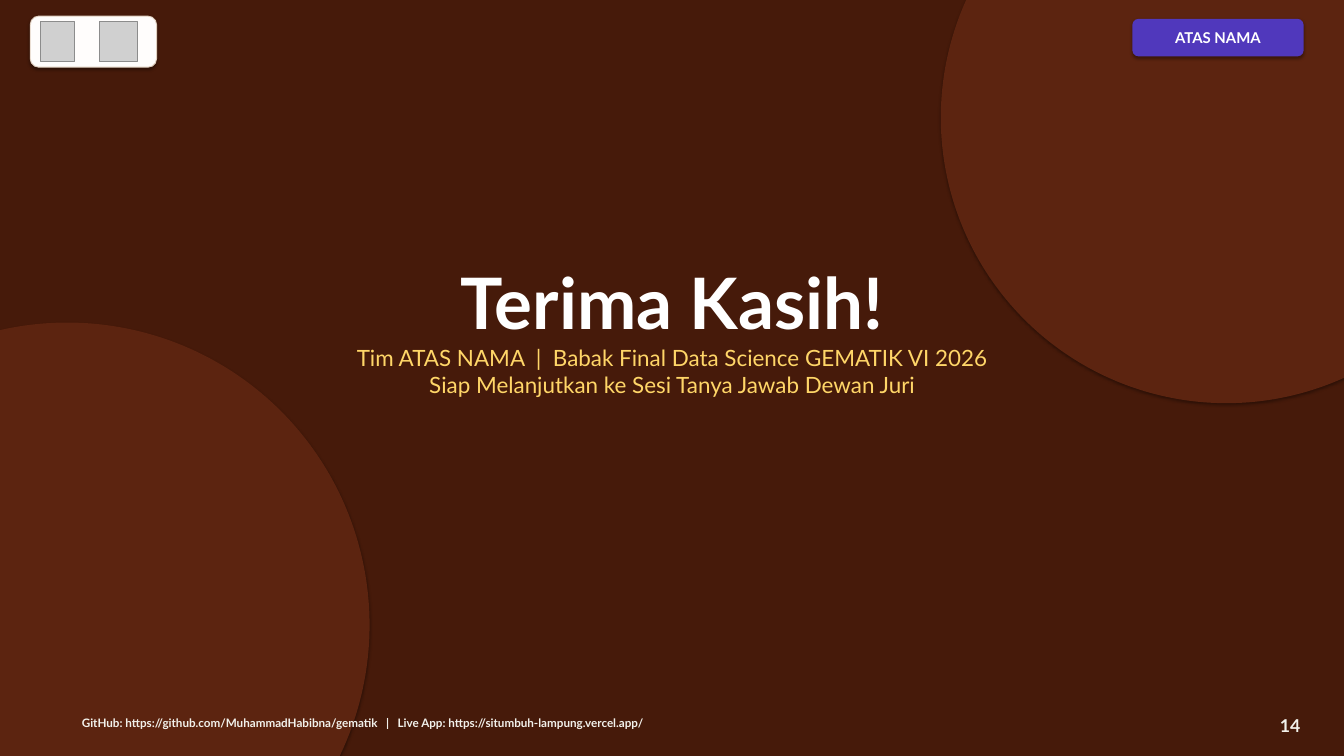
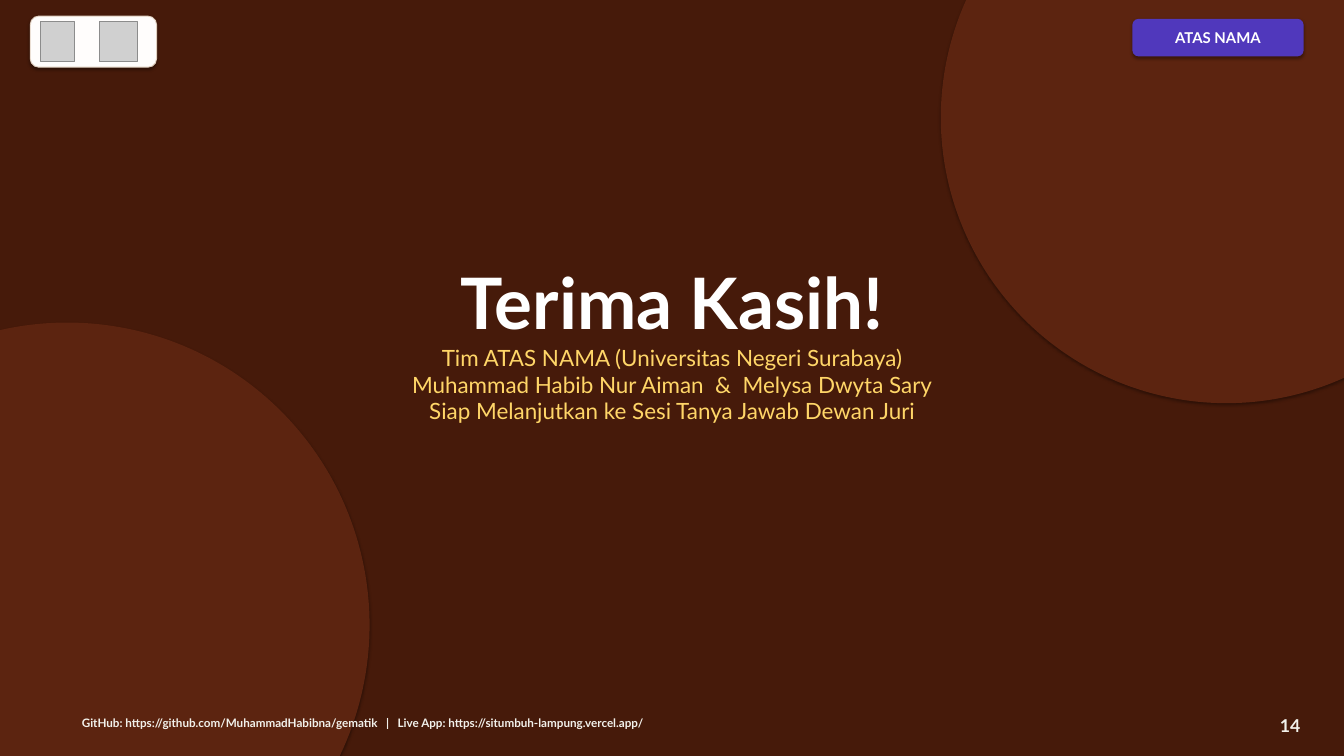
Before and after one commit to MuhammadHabibna/gematik, a slide deck: slide 14 of Atas_Nama_Presentasi_Final.pptx. Drawn at 1344x756 pixels with LibreOffice and Linux fonts; fonts in the diff are those of the drawing; grey boxes stand for pictures. Boxes give left, top, right and bottom in pixels: in the first picture for what was removed or moved away, otherwise in the second. Text is boxed around its words. In the diff, an @@ line names an element or a change of style, - is before the commit and + after.

Commit message:
Add team member names (Habib & Melysa) to cover and closing slides

```diff
--- a/Atas_Nama_Presentasi_Final.pptx
+++ b/Atas_Nama_Presentasi_Final.pptx
@@ text at <box>412,349,932,423</box>: text changed @@
-Tim ATAS NAMA | Babak Final Data Science GEMATIK VI 2026
-Siap Melanjutkan ke Sesi Tanya Jawab Dewan Juri
+Tim ATAS NAMA (Universitas Negeri Surabaya)
+Muhammad Habib Nur Aiman & Melysa Dwyta Sary
+Siap Melanjutkan ke Sesi Tanya Jawab Dewan Juri
```
Also in this commit, not shown: 1 other slide changed, 1 other file.
